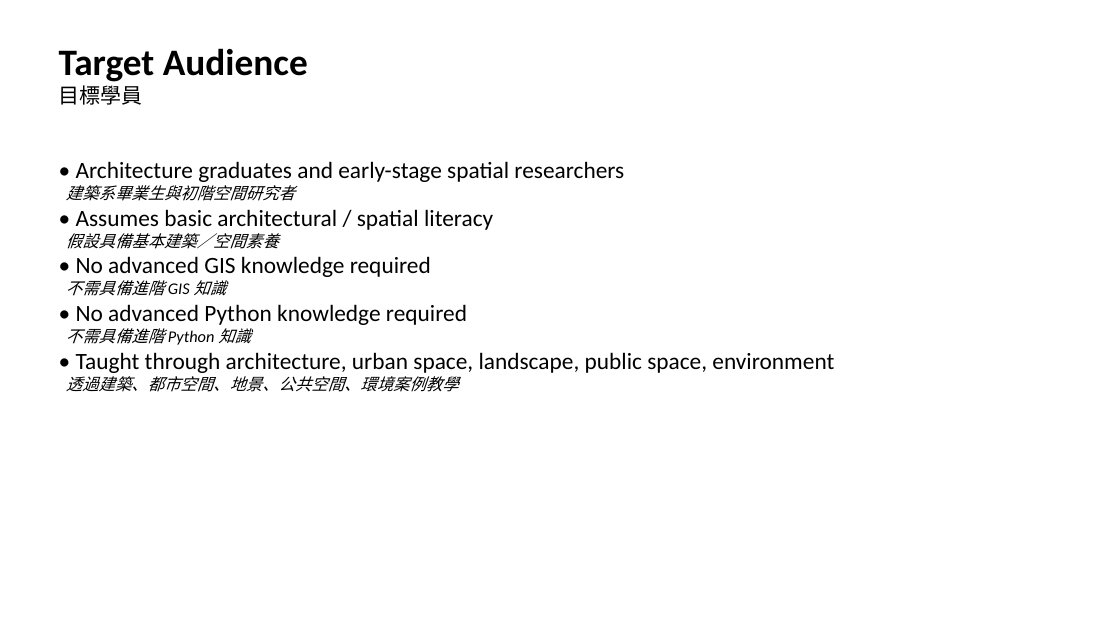
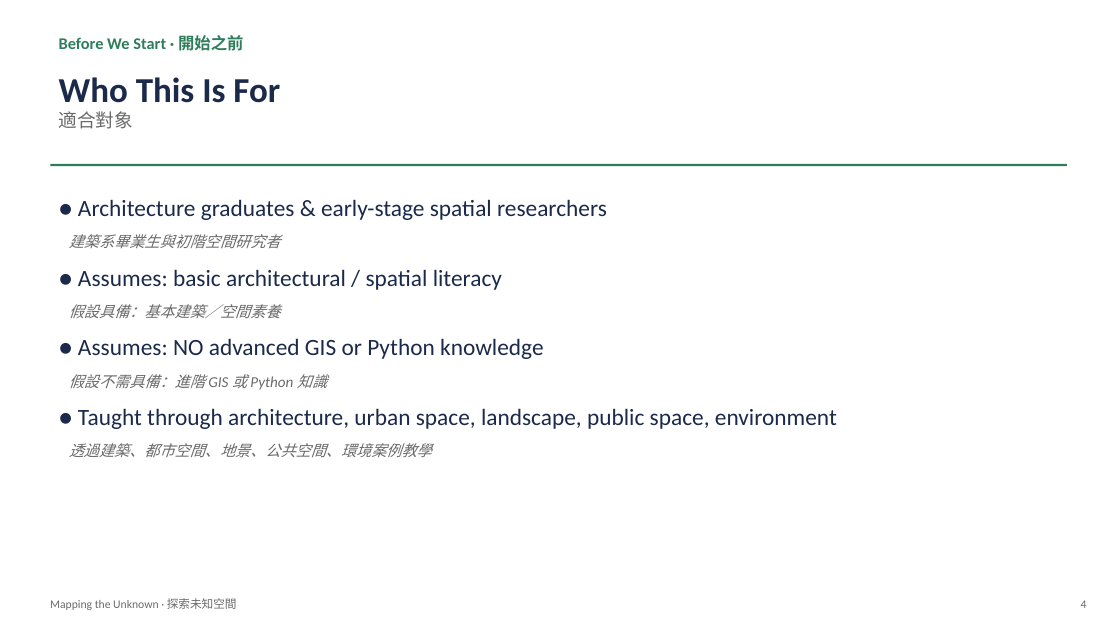
Before and after one commit to andrewwangarchnycu/gis-open-data-workshop-2026, a slide deck: slide 4 of Mapping_the_Unknown_Workshop.pptx (slide 3 before the commit). Drawn at 1120x630 pixels with LibreOffice and Linux fonts; fonts in the diff are those of the drawing. Boxes give left, top, right and bottom in pixels: in the first picture for what was removed or moved away, otherwise in the second. Text is boxed around its words. In the diff, an @@ line names an element or a change of style, - is before the commit and + after.

```diff
--- a/Mapping_the_Unknown_Workshop.pptx
+++ b/Mapping_the_Unknown_Workshop.pptx
@@ text removed at [59,48,308,105] @@
-Target Audience
-目標學員
@@ text added at [59,35,243,51], 14 pt, text #2E7D5B, bold @@
+Before We Start · 開始之前
@@ text added at [59,77,280,129], 30 pt, text #1B2A4A, bold @@
+Who This Is For
+適合對象
@@ rectangle added at [50,164,1067,166], fill #2E7D5B @@
@@ text "● Architecture graduates & early-stage ...": place and size @@
-text "● Architecture graduates & early-stage ..." at [66,161,834,392]
+text "● Architecture graduates & early-stage ..." at [69,199,837,457]
@@ text at [78,199,607,220]: text changed; text colour #000000 to #1B2A4A @@
-• Architecture graduates and early-stage spatial researchers
+● Architecture graduates & early-stage spatial researchers
@@ text at [69,234,432,457]: size 14 to 13 pt, text colour #000000 to #6B6B6B in "建築系畢業生與初階空間研究者", "透過建築、都市空間、地景、公共空間、環境案例教學"; more space between paragraphs @@
@@ text at [69,269,837,429]: text changed; text colour #000000 to #1B2A4A @@
-• Assumes basic architectural / spatial literacy
-假設具備基本建築／空間素養
-• No advanced GIS knowledge required
-不需具備進階 GIS 知識
-• No advanced Python knowledge required
-不需具備進階 Python 知識
-• Taught through architecture, urban space, landscape, public space, environment
+● Assumes: basic architectural / spatial literacy
+假設具備：基本建築／空間素養
+● Assumes: NO advanced GIS or Python knowledge
+假設不需具備：進階 GIS 或 Python 知識
+● Taught through architecture, urban space, landscape, public space, environment
@@ text added at [50,598,237,610], 10 pt, text #6B6B6B @@
+Mapping the Unknown · 探索未知空間
@@ text added at [1081,600,1087,608], 10 pt, text #6B6B6B @@
+4
```
Also in this commit, not shown: 6 other slides changed, 27 slides added, 14 slides removed, 14 other files.
